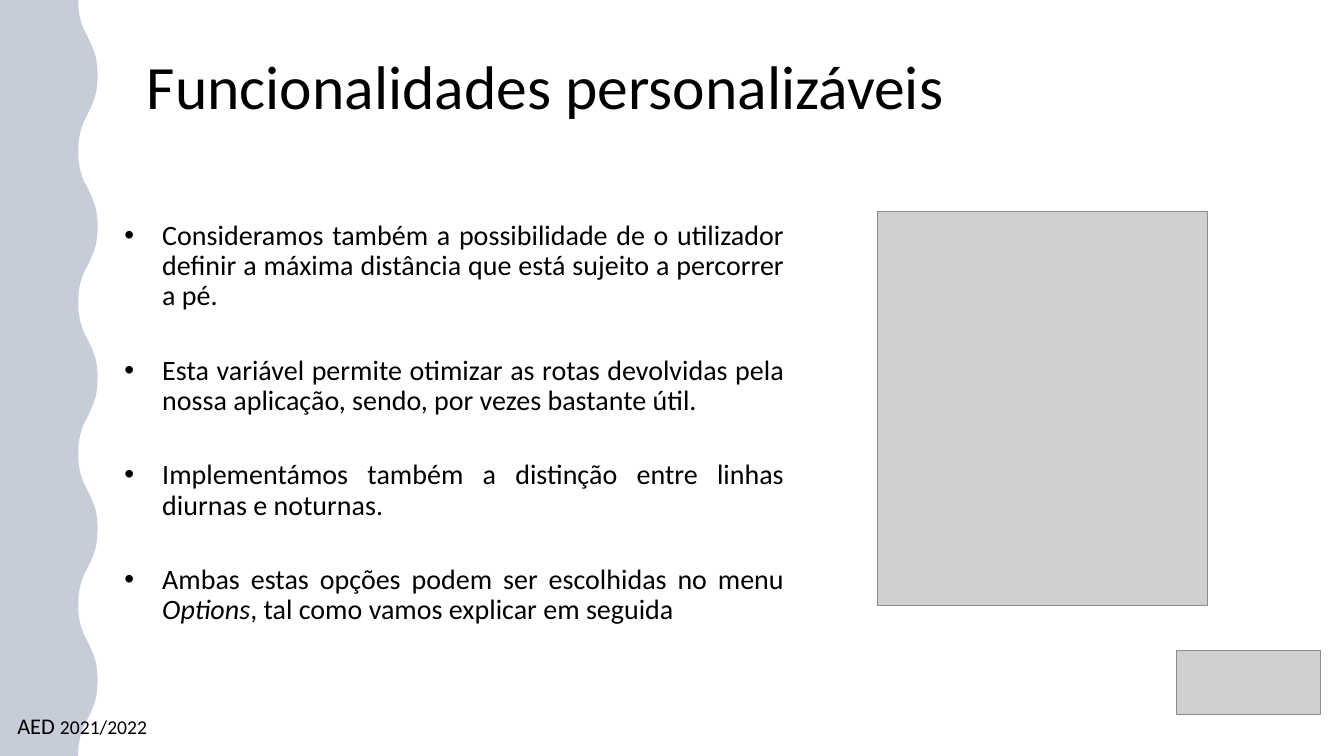
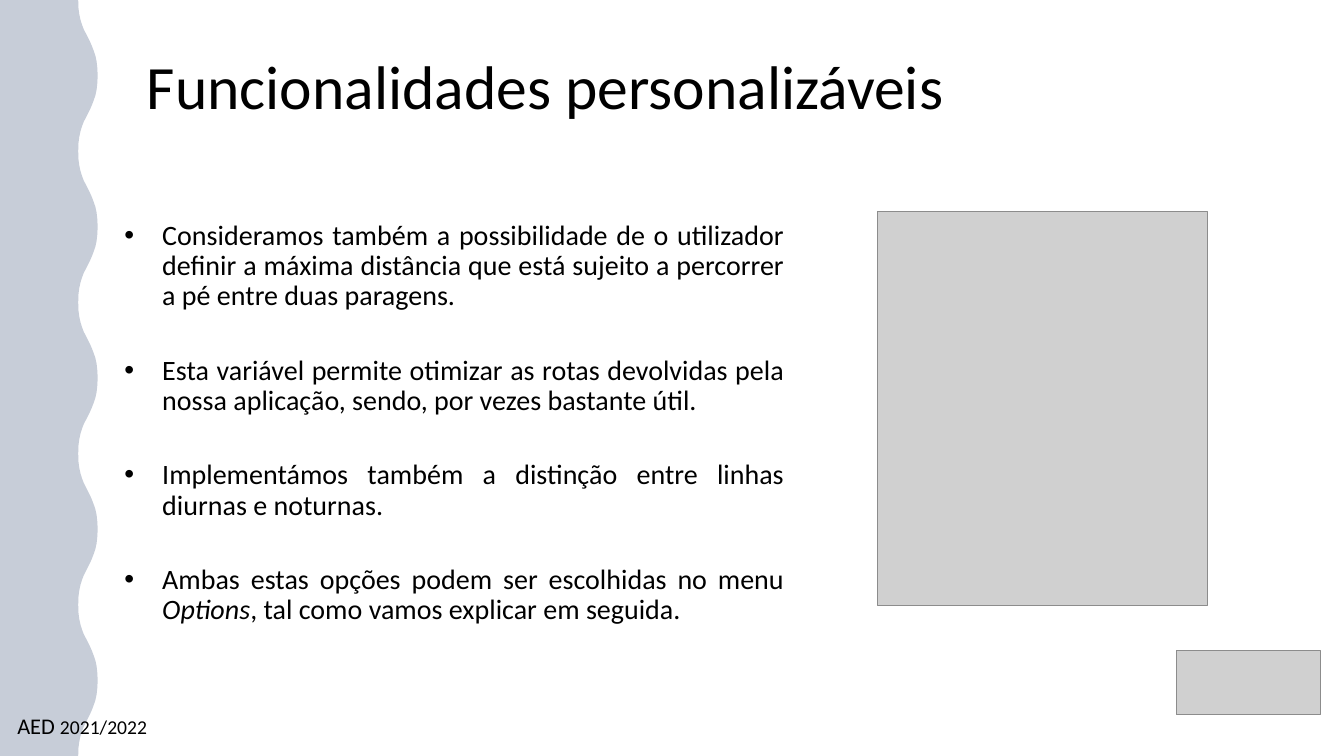
Before and after one commit to TiagoBranquinho/AED-Graphs, a slide deck: slide 12 of Grafosppt.pptx (slide 10 before the commit). Drawn at 1344x756 pixels with LibreOffice and Linux fonts; fonts in the diff are those of the drawing; grey boxes stand for pictures. Boxes give left, top, right and bottom in pixels: in the first picture for what was removed or moved away, otherwise in the second. Text is boxed around its words. In the diff, an @@ line names an element or a change of style, - is before the commit and + after.

Commit message:
Updated Presentation

```diff
--- a/Grafosppt.pptx
+++ b/Grafosppt.pptx
@@ text at box(162, 225, 784, 310): text changed @@
-  • Consideramos também a possibilidade de o utilizador definir a máxima distância que está sujeito a percorrer a pé.
+  • Consideramos também a possibilidade de o utilizador definir a máxima distância que está sujeito a percorrer a pé entre duas paragens.
@@ text at box(162, 569, 784, 624): text changed @@
-  • Ambas estas opções podem ser escolhidas no menu Options, tal como vamos explicar em seguida
+  • Ambas estas opções podem ser escolhidas no menu Options, tal como vamos explicar em seguida.
```
Also in this commit, not shown: 2 other slides changed, 2 slides added.
